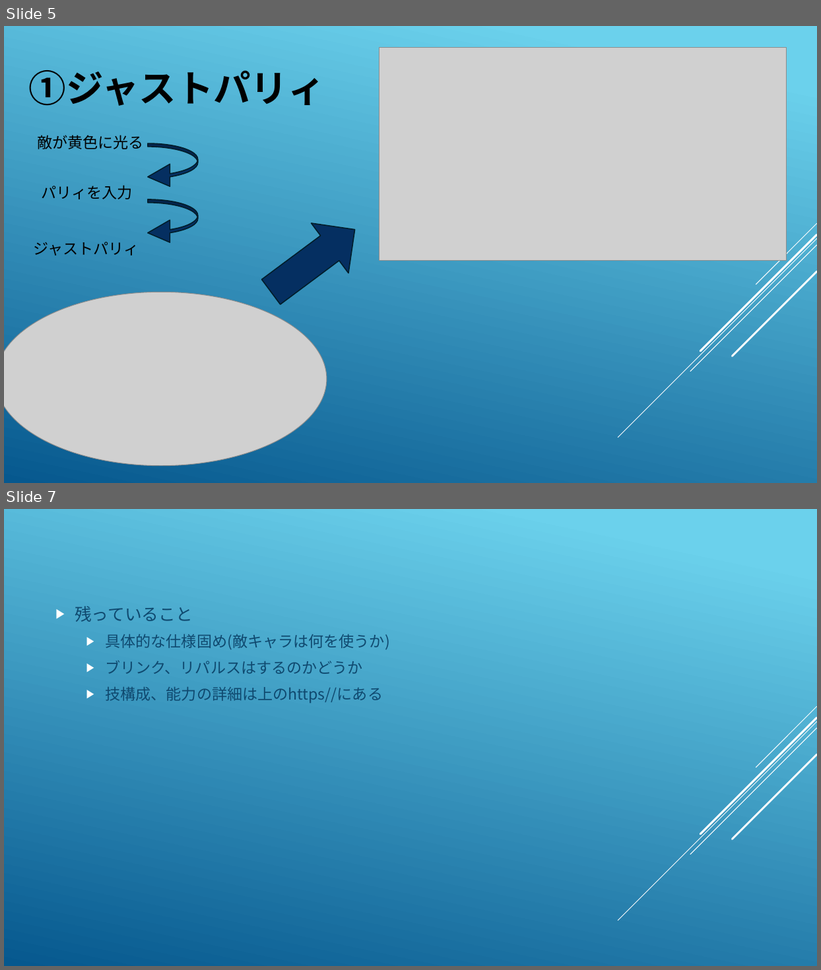
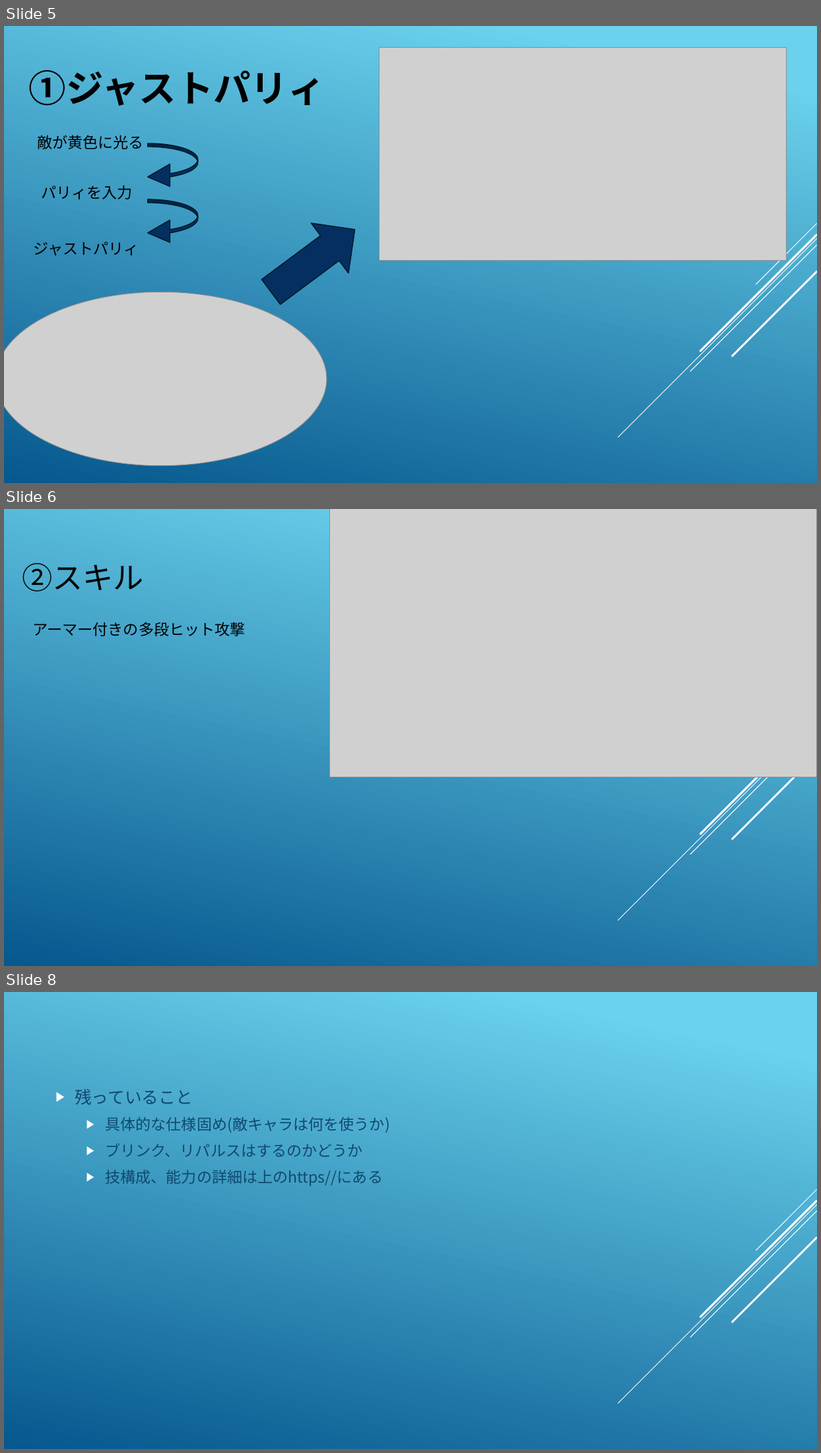
Before and after one commit to hir4rin/2026_summer, a slide deck: 進捗/2026_summer企画書.pptx. Shown one above the other, each under a label of ours: slides 5 and 7 before the commit, slides 5, 6 and 8 after it; the slides between them are not shown. The pictures are 821x970 and 821x1453 pixels, drawn with LibreOffice and Linux fonts; fonts in the diff are those of the drawing; grey boxes stand for pictures. Boxes give left, top, right and bottom in pixels: in the first picture for what was removed or moved away, otherwise in the second. Text is boxed around its words. In the diff, an @@ line names an element or a change of style, - is before the commit and + after.

```diff
--- a/進捗/2026_summer企画書.pptx
+++ b/進捗/2026_summer企画書.pptx
@@ slide 6 added at [4, 509, 817, 966], background gradient #6ED2EB to #06588E; not listed: 5 template elements that a slide beside it also shows @@
@@ picture added at [330, 509, 817, 778] @@
@@ title added at [22, 563, 144, 591], 36 pt, text #000000 @@
+②スキル
@@ text added at [33, 622, 246, 636], 18 pt, text #000000 @@
+アーマー付きの多段ヒット攻撃
@@ what was slide 7 is now slide 8 @@
```
Also in this commit, not shown: 2 slides changed.
